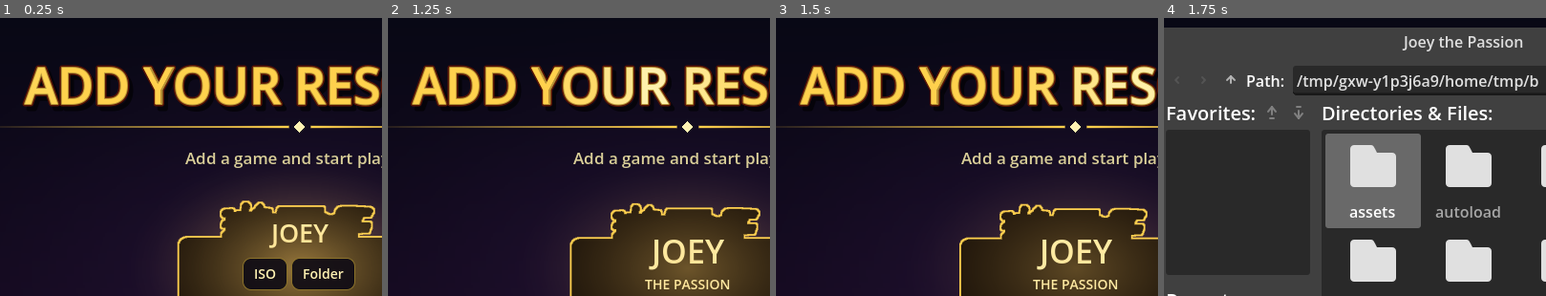
Above: before the commit, frames 1-4 (left to right).
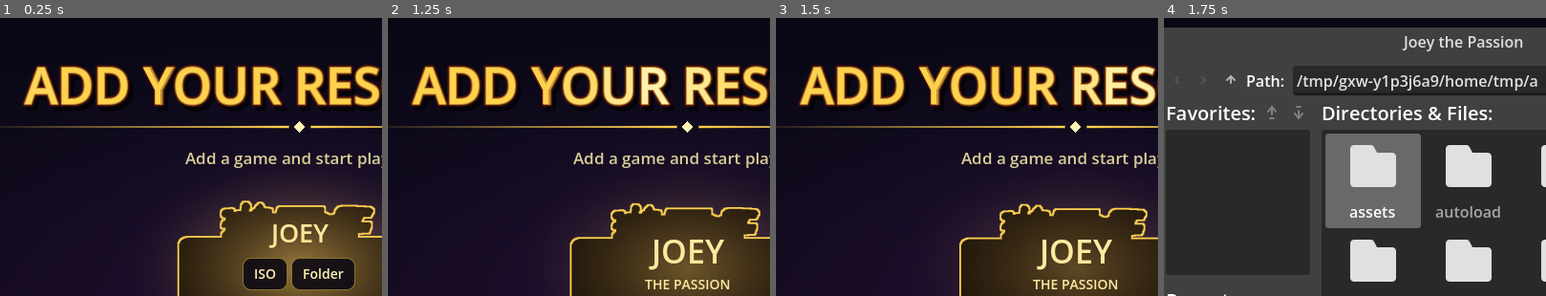
Above: after the commit, the same moments.

Repository: bkmohamadsy/Yu-Gi-Oh
Game: Godot game, scene res://scenes/boot/boot.tscn
Same seed, same stepped clock (60 frames per second), same inputs: the game is played once before the commit and once after it.
Inputs (mouse positions are % of the whole screen's width and height, from its top left):
- Up to frame 1 (0.25 s): no input
- Up to frame 2 (1.25 s): click "English" at 0.5 s
- Up to frame 3 (1.5 s): tap Enter (ui_accept) at 1.25 s; move the mouse to (72, 43) at 1.27 s; hold Right (ui_right) from 1.28 s (still down); hold F (pc_filter) from 1.28 s (still down); click (72, 43) at 1.42 s
- Up to frame 4 (1.75 s): keep holding Right (ui_right); keep holding F (pc_filter); tap Enter (ui_accept) at 1.52 s
The pictures show only the part of the screen within x 11-61%, y 0-50%; the shares and areas given below are measured in that part.

Frames 1-3 are identical in both runs. In frame 4, less than 0.1% of the frame differs, in the area x 95-98%, y 20-25%.
Error in both runs: Invalid access to property or key 'fullscreen_mode' on a base object of type 'Node (launcher_settings.gd)'. (res://scenes/boot/boot.gd:54)

Commit message:
Fix in_duel bool type in game.gd

Diff:
--- a/game/autoload/game.gd
+++ b/game/autoload/game.gd
@@ -529,7 +529,7 @@
 		_global_back_btn.pressed.connect(_on_global_back_pressed)
 		layer.add_child(_global_back_btn)
 		get_tree().root.add_child.call_deferred(layer)
-	var in_duel := is_instance_valid(_screen) and _is_duel_viewer(_screen)
+	var in_duel: bool = is_instance_valid(_screen) and _screen.get_script() != null and _screen.get_script().resource_path.contains("duel")
 	_global_back_btn.visible = (current_game != "" and not in_duel)
 
 func _on_global_back_pressed() -> void:
